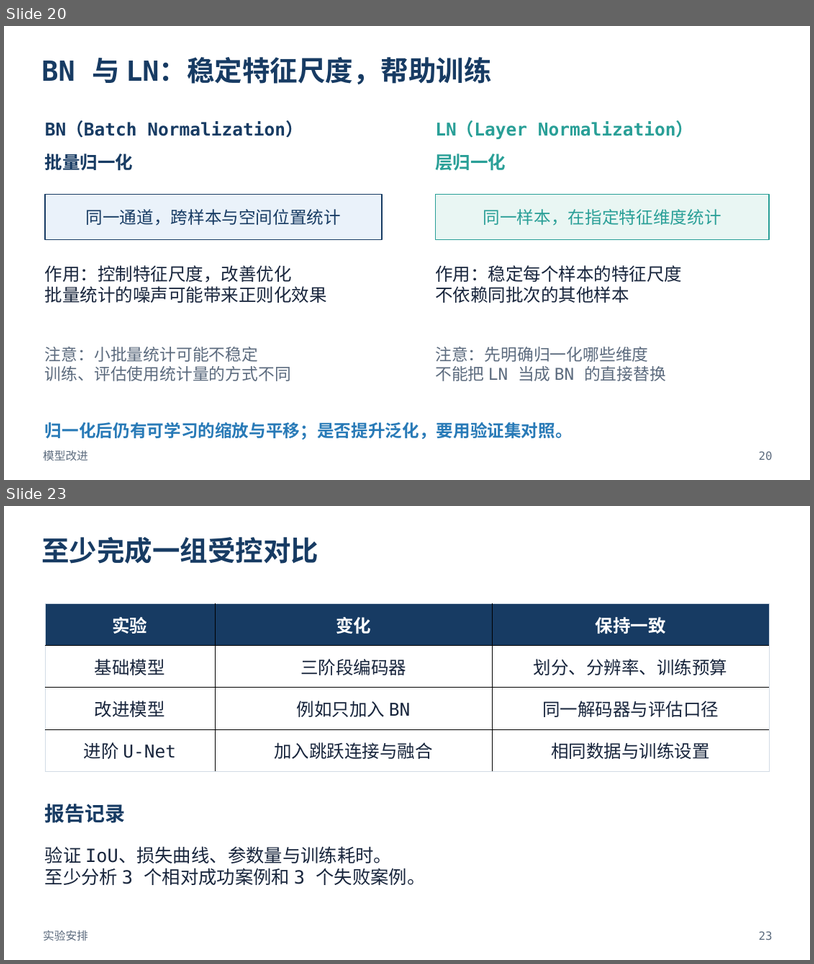
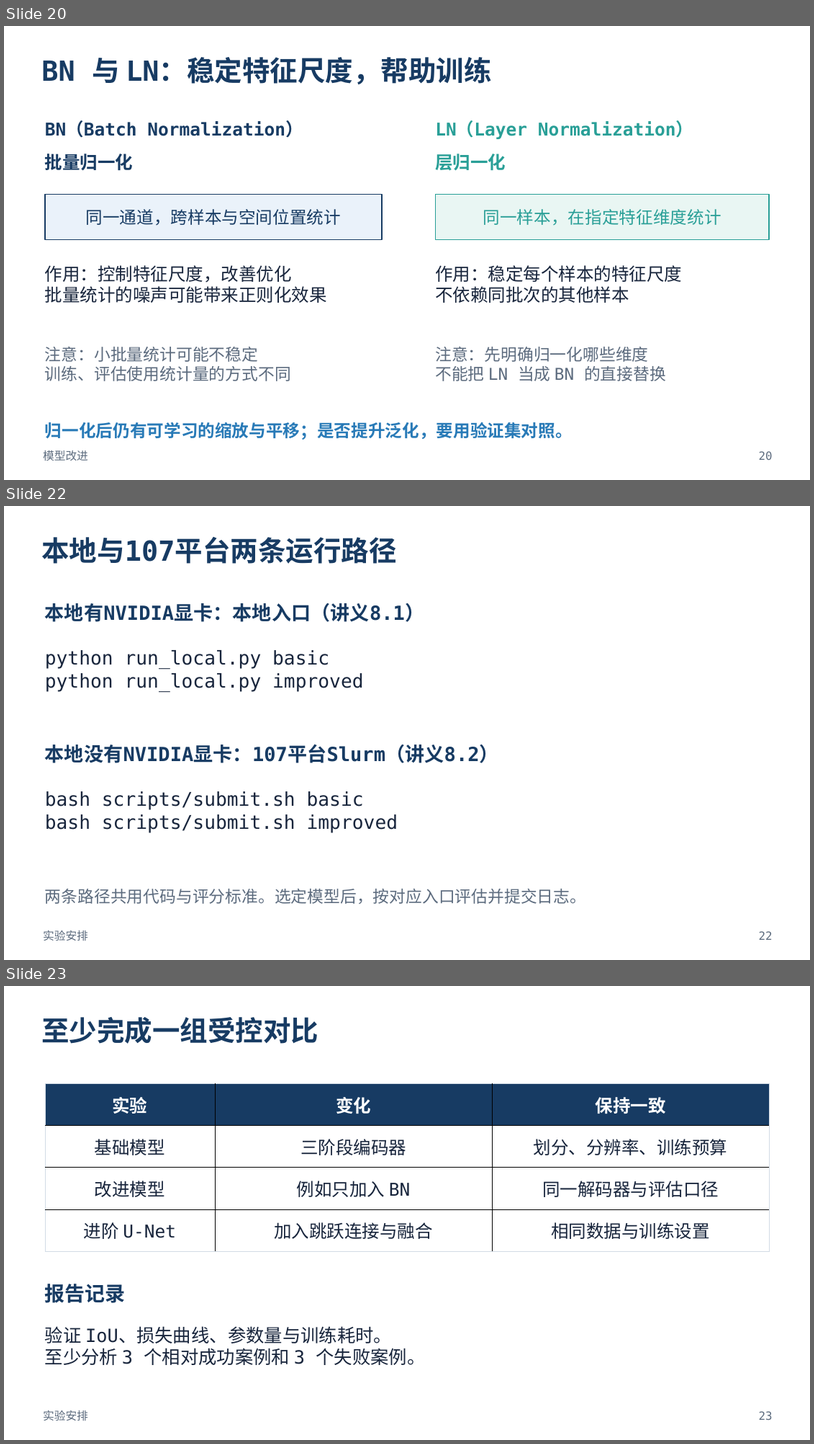
Before and after one commit to Aster-Letter/ustc-ai-math-experiments-26fall-b, a slide deck: 实验05_宠物主体分割与小型UNet/slides/实验05_课堂讲解.pptx. Shown one above the other, each under a label of ours: slides 20 and 23 before the commit, slides 20, 22 and 23 after it; the slides between them are not shown. The pictures are 814x964 and 814x1444 pixels, drawn with LibreOffice and Linux fonts; fonts in the diff are those of the drawing. Boxes give left, top, right and bottom in pixels: in the first picture for what was removed or moved away, otherwise in the second. Text is boxed around its words. In the diff, an @@ line names an element or a change of style, - is before the commit and + after.

Commit message:
lab05: 增加学生解码器任务和本地GPU运行路径

```diff
--- a/实验05_宠物主体分割与小型UNet/slides/实验05_课堂讲解.pptx
+++ b/实验05_宠物主体分割与小型UNet/slides/实验05_课堂讲解.pptx
@@ slide 22 added at (4,506,810,960), background #FFFFFF @@
@@ text added at (41,537,396,564), 33 pt, text #173B63, bold @@
+本地与107平台两条运行路径
@@ text added at (45,603,424,622), 23.2 pt, text #173B63, bold @@
+本地有NVIDIA显卡：本地入口（讲义8.1）
@@ text added at (45,650,364,692), 22.5 pt, text #18253C @@
+python run_local.py basic
+python run_local.py improved
@@ text added at (45,744,499,763), 23.2 pt, text #173B63, bold @@
+本地没有NVIDIA显卡：107平台Slurm（讲义8.2）
@@ text added at (45,791,399,833), 22.5 pt, text #18253C @@
+bash scripts/submit.sh basic
+bash scripts/submit.sh improved
@@ text added at (45,888,586,903), 19.5 pt, text #5C6B7E @@
+两条路径共用代码与评分标准。选定模型后，按对应入口评估并提交日志。
@@ text added at (43,930,88,940), 13.5 pt, text #5C6B7E @@
+实验安排
@@ text added at (759,931,773,939), 13.5 pt, text #5C6B7E @@
+22
```
Also in this commit, not shown: 3 slides changed, 1 slide removed, 13 other files.
